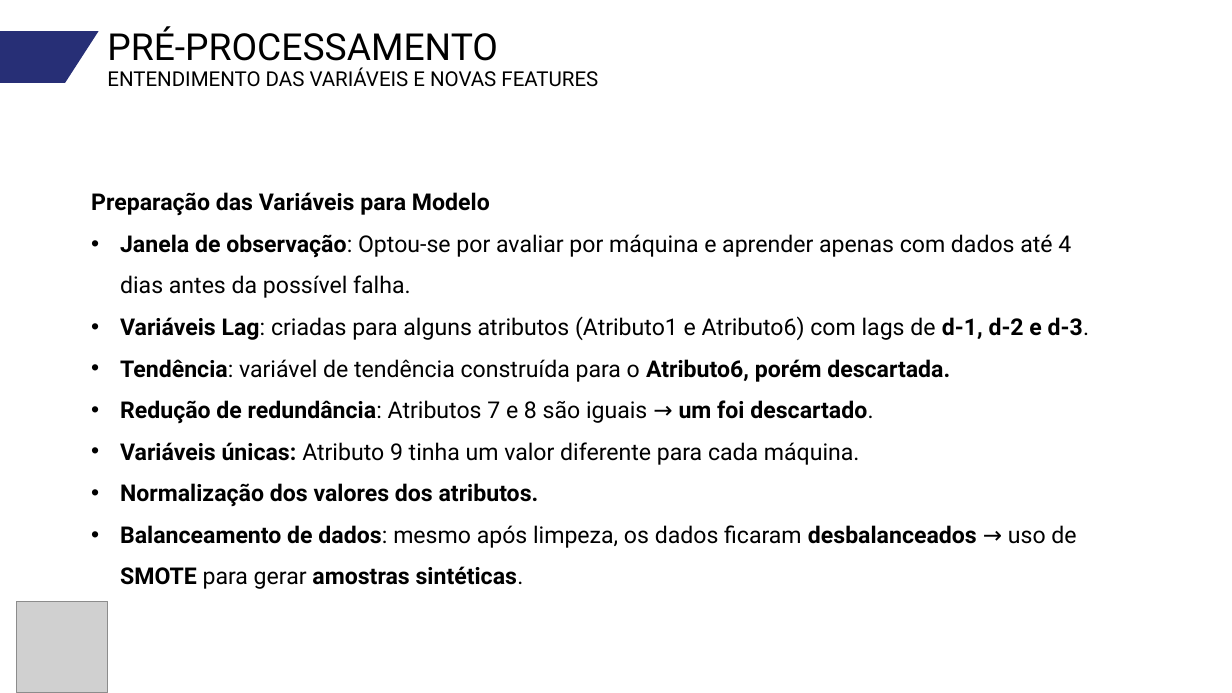
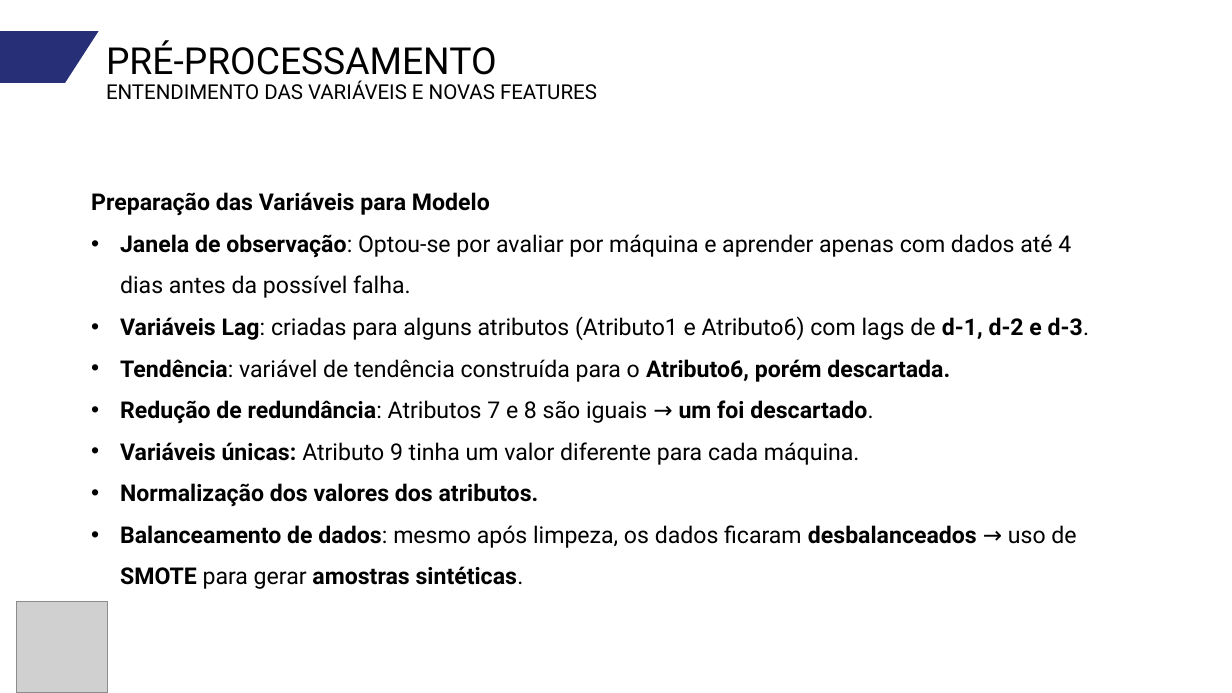
Before and after one commit to thiagoslima99/ML_Case, a slide deck: slide 18 of Case_ML.pptx. Drawn at 1232x693 pixels with LibreOffice and Linux fonts; fonts in the diff are those of the drawing; grey boxes stand for pictures. Boxes give left, top, right and bottom in pixels: in the first picture for what was removed or moved away, otherwise in the second. Text is boxed around its words. In the diff, an @@ line names an element or a change of style, - is before the commit and + after.

```diff
--- a/Case_ML.pptx
+++ b/Case_ML.pptx
@@ text "PRÉ-PROCESSAMENTO ENTENDIMENTO DAS VARIÁVEIS E ...": place and size @@
-text "PRÉ-PROCESSAMENTO ENTENDIMENTO DAS VARIÁVEIS E ..." at (107, 26, 598, 87)
+text "PRÉ-PROCESSAMENTO ENTENDIMENTO DAS VARIÁVEIS E ..." at (106, 40, 597, 100)
```
Also in this commit, not shown: 2 other files.
